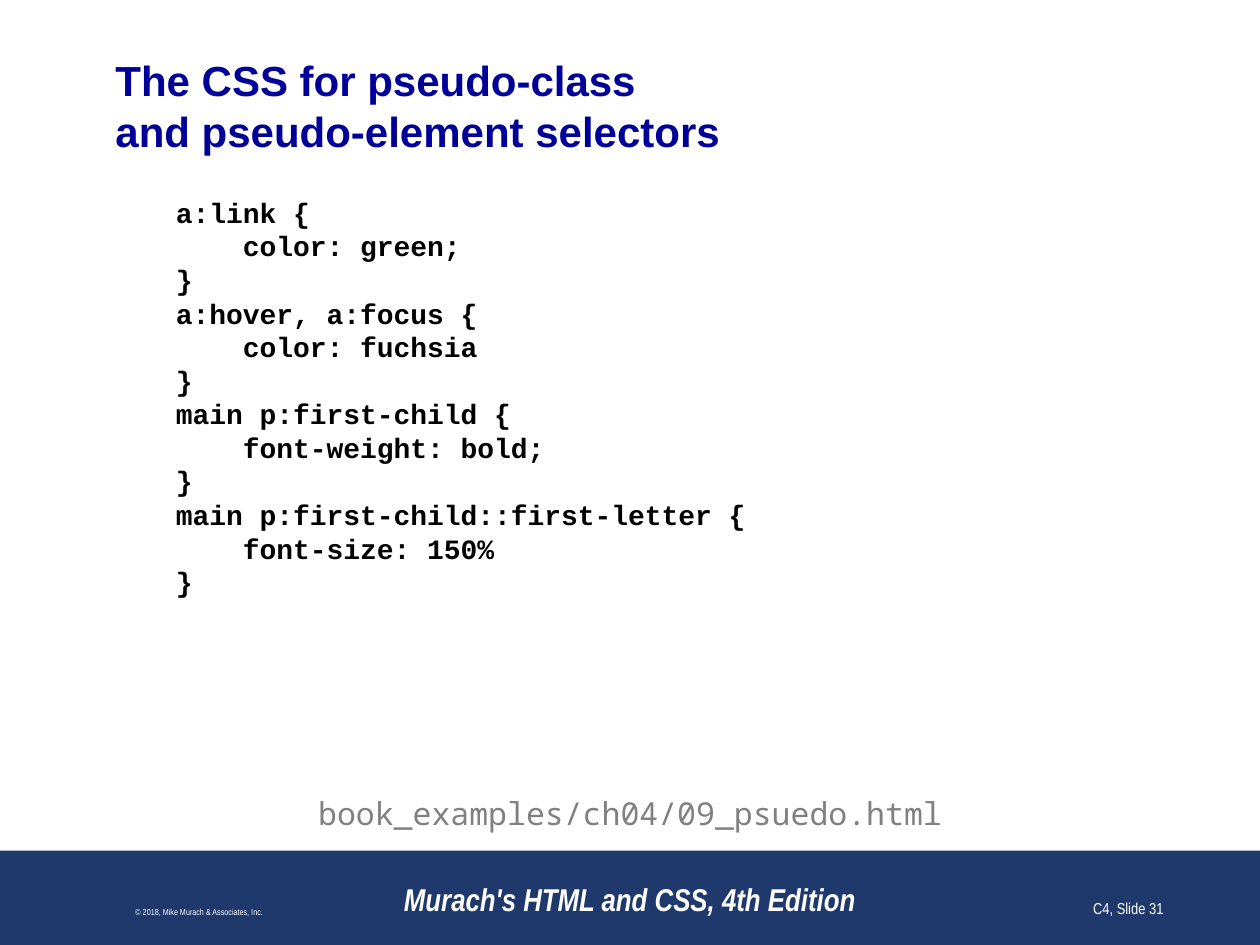
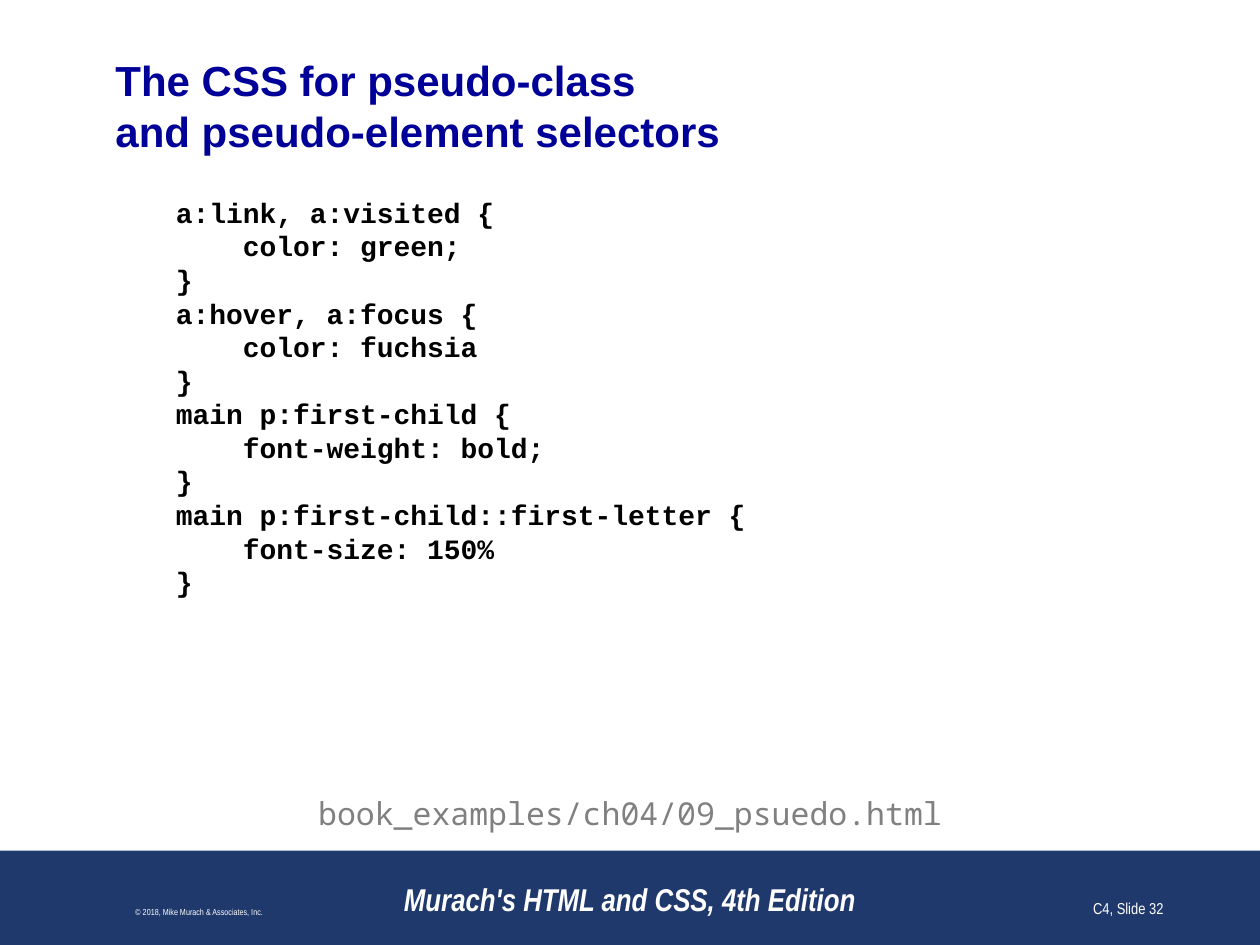
Before and after one commit to paulsmithkc/awd1000_base_lab_and_homework, a slide deck: slide 32 of murach_html_4e/slides/Chapter 4 slides (Revised).pptx (slide 31 before the commit). Drawn at 1260x945 pixels with LibreOffice and Linux fonts; fonts in the diff are those of the drawing; background and template pictures are left out. Boxes give left, top, right and bottom in pixels: in the first picture for what was removed or moved away, otherwise in the second. Text is boxed around its words. In the diff, an @@ line names an element or a change of style, - is before the commit and + after.

```diff
--- a/murach_html_4e/slides/Chapter 4 slides (Revised).pptx
+++ b/murach_html_4e/slides/Chapter 4 slides (Revised).pptx
@@ text at [176,203,461,228]: text changed @@
-a:link {
+a:link, a:visited {
@@ page number at [1093,902,1163,916]: text changed @@
-C4, Slide 31
+C4, Slide 32
```
Also in this commit, not shown: 20 other slides changed, 1 slide added, 5 slides removed.
